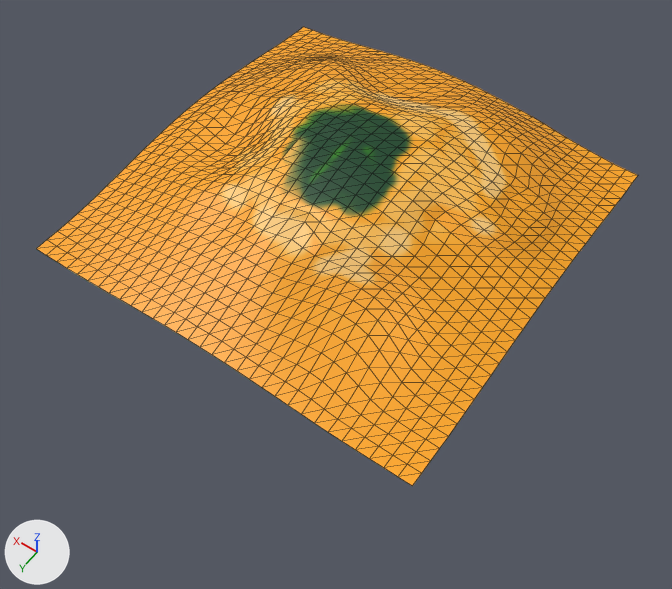
Renders of the glTF model models/island.glb from each side of a commit.
One viewpoint serves both versions: a camera (50 mm lens) standing at (-42.1, 61.2, 79.2) and looking at (-2.9, 6.2, -7.2). The lights are fixed; the arrows at lower left show +X, +Y and +Z. Mesh edges are drawn as thin lines. Where no turn or scale is listed for an object, it has been applied to the vertices. Vertices at the same position are counted once.

The older version as bpy lines, for what is in view:
```python
me_plane = bpy.data.meshes.new('Plane')
me_plane.from_pydata(...)  # 1024 vertices, 1922 faces; spans x -25.0..25.0, y -25.0..25.0, z 0.0..9.0
me_plane.materials.append(mat_material_001)  # picture img_island
ob_plane = bpy.data.objects.new('Plane', me_plane)
ob_plane.location = (0.0, 0.0, 0.0)
```
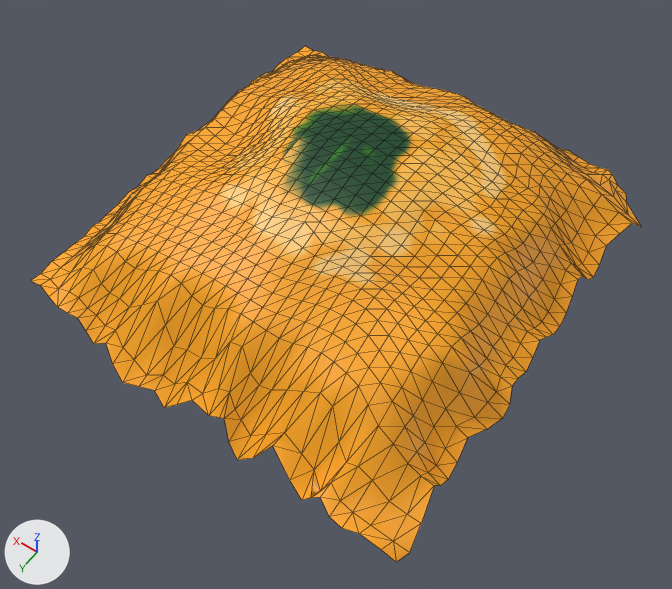
Boxes [x1, y1, x2, y2] around the edits, measured in the pictures (672 x 589 px; the box of a moved part takes in the faces that stretch with it):
'Plane', reshaped (12% taller)
    before: [37, 27, 638, 486]
    after: [31, 46, 641, 562]
part 1 of me_plane, moved or reshaped
    before: [37, 27, 638, 486]
    after: [31, 46, 641, 562]
part 2 of me_plane, surface changed
    before: [398, 464, 421, 477]
    after: [393, 542, 410, 562]

Patch to the scene script:
```diff
--- a/models/island.glb.py
+++ b/models/island.glb.py
@@ me_plane @@
 # used by ob_plane; location = (0.0, 0.0, 0.0)
-me_plane.from_pydata(...)  # 1024 vertices, 1922 faces; spans x -25.0..25.0, y -25.0..25.0, z 0.0..9.0
+me_plane.from_pydata(...)  # 1024 vertices, 1922 faces; spans x -27.6..28.6, y -30.2..28.9, z -11.5..9.0
+# me_plane part 1: 454 of 1024 vertices moved; they spanned x -25.0..25.0, y -25.0..25.0, z 0.0..5.1 and now span x -27.6..28.6, y -30.2..28.9, z -11.5..5.0; mean shift (0.3, -0.3, -5.2); largest move (-7.3, 25.0, 0.7) -> (-5.5, 28.3, -11.2)
+# me_plane part 2: 1 kept faces spanning x -26.5..-24.5, y 26.6..27.8, z -11.5..-10.1 get new texture (UV) coordinates
 me_plane.materials.append(mat_material_001)
```
